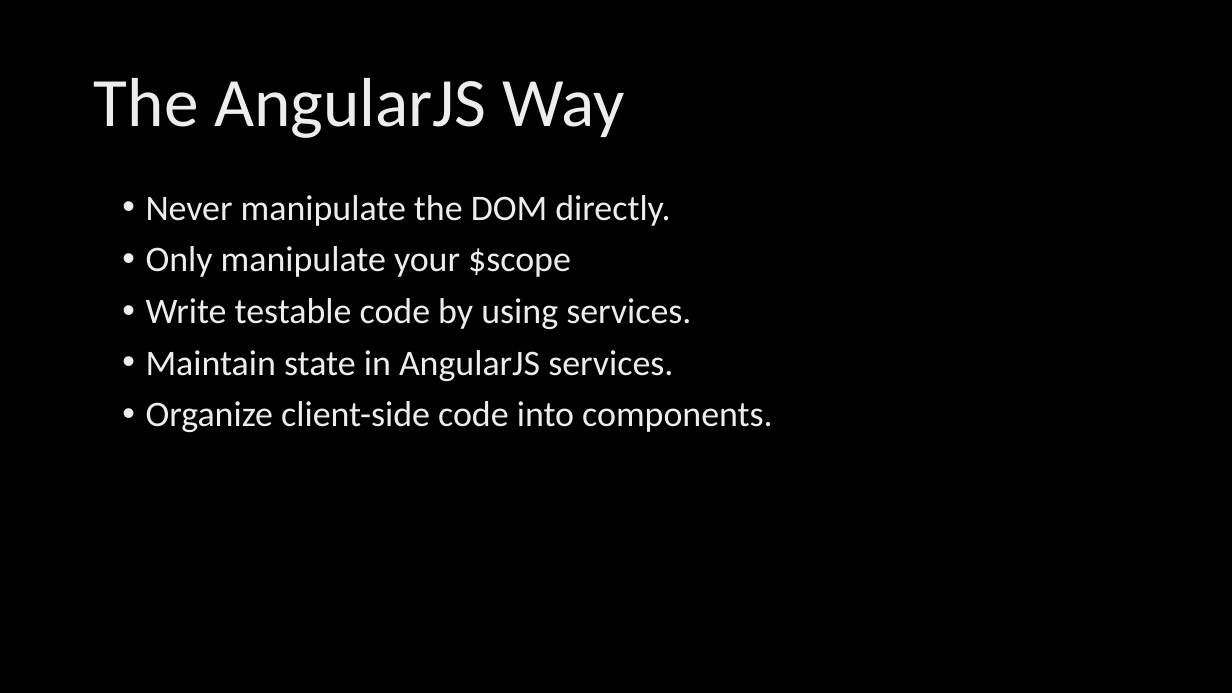
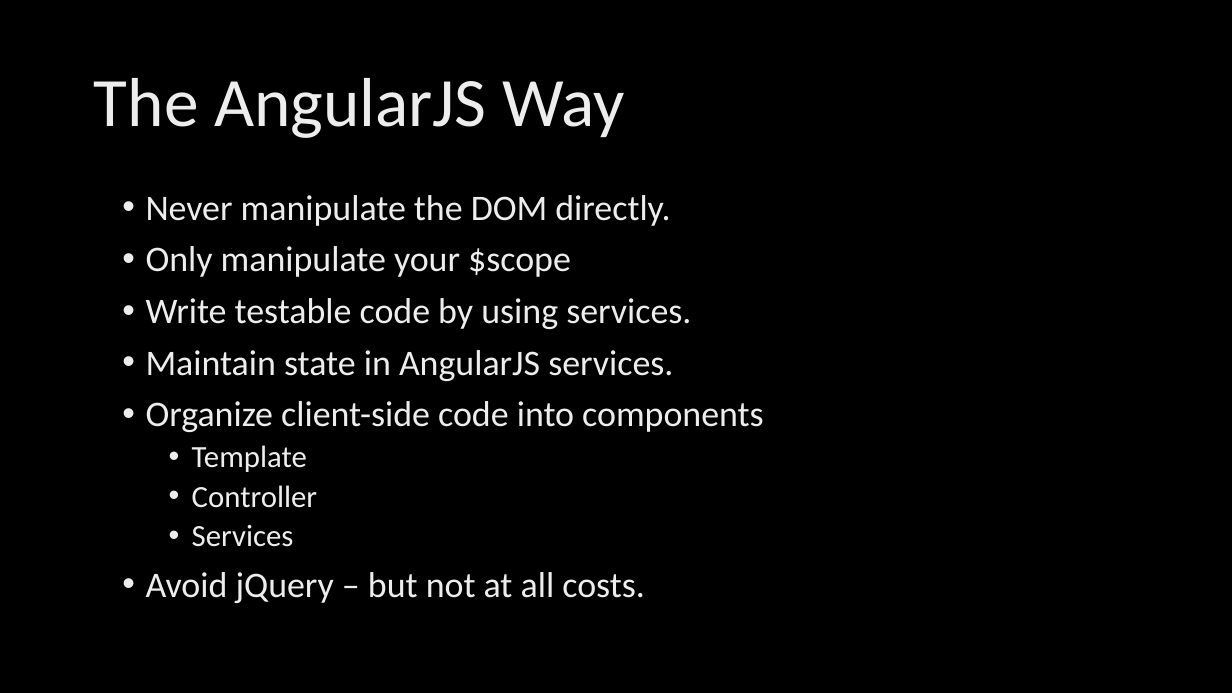
Before and after one commit to ryanlangton/angularjs-mvc, a slide deck: slide 8 of AngularJSdotNet.pptx (slide 10 before the commit). Drawn at 1232x693 pixels with LibreOffice and Linux fonts; fonts in the diff are those of the drawing; background and template pictures are left out. Boxes give left, top, right and bottom in pixels: in the first picture for what was removed or moved away, otherwise in the second. Text is boxed around its words. In the diff, an @@ line names an element or a change of style, - is before the commit and + after.

```diff
--- a/AngularJSdotNet.pptx
+++ b/AngularJSdotNet.pptx
@@ text at [146,401,763,603]: text changed @@
-• Organize client-side code into components.
+• Organize client-side code into components
+  • Template
+  • Controller
+  • Services
+• Avoid jQuery – but not at all costs.
```
Also in this commit, not shown: 17 other slides changed, 14 slides added, 6 slides removed, 35 other files.
